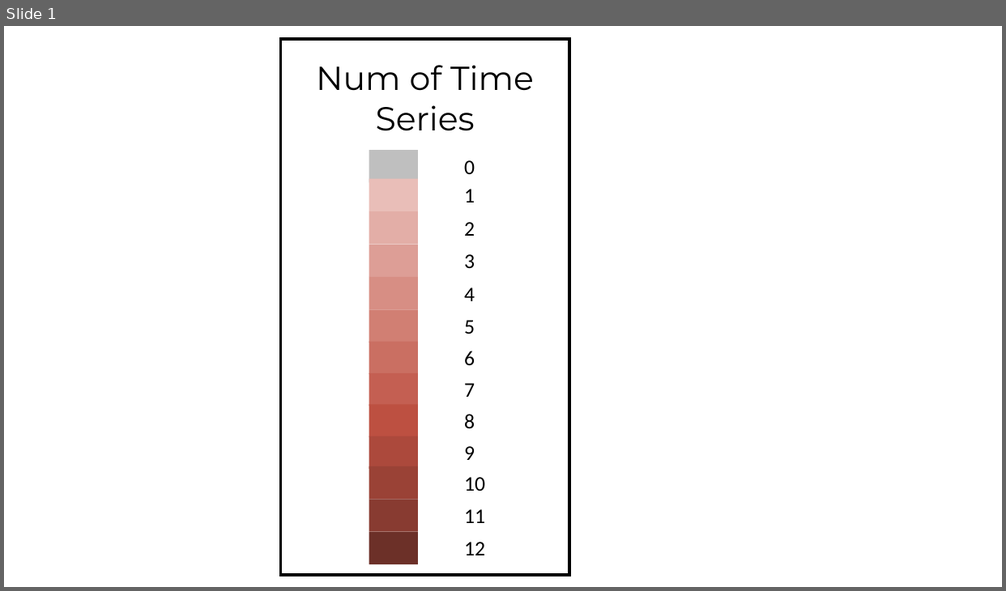
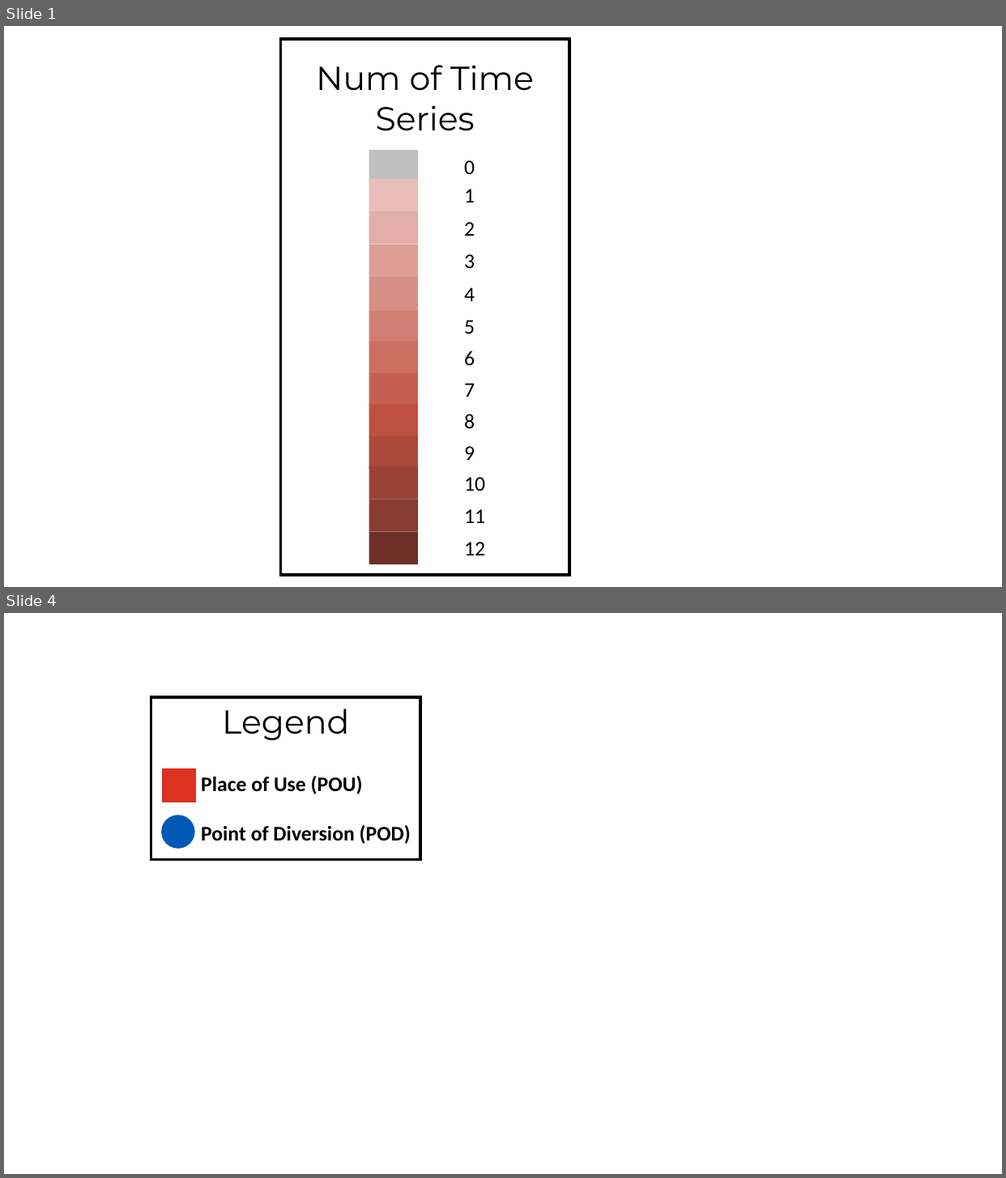
Before and after one commit to WSWCWaterDataExchange/WaDE2.0Apps, a slide deck: SSPS_Demo/NotEssentialData/custom images.pptx. Shown one above the other, each under a label of ours: slide 1 before the commit, slides 1 and 4 after it; the slides between them are not shown. The pictures are 1006x591 and 1006x1178 pixels, drawn with LibreOffice and Linux fonts; fonts in the diff are those of the drawing. Boxes give left, top, right and bottom in pixels: in the first picture for what was removed or moved away, otherwise in the second. Text is boxed around its words. In the diff, an @@ line names an element or a change of style, - is before the commit and + after.

```diff
--- a/SSPS_Demo/NotEssentialData/custom images.pptx
+++ b/SSPS_Demo/NotEssentialData/custom images.pptx
@@ slide 4 added at (4, 613, 1002, 1174), background #FFFFFF @@
@@ rectangle added at (151, 697, 420, 860), fill #FFFFFF, outline #000000 3 pt @@
@@ text added at (222, 709, 349, 740), 32 pt, text #000000 @@
+Legend
@@ rectangle added at (163, 769, 196, 803), fill #DC3220, outline #DC3220 1 pt @@
@@ text added at (201, 776, 363, 794), 20 pt, text #000000, bold @@
+Place of Use (POU)
@@ ellipse added at (163, 816, 194, 847), fill #005AB5, outline #005AB5 3 pt @@
@@ text added at (201, 825, 411, 844), 20 pt, text #000000, bold @@
+Point of Diversion (POD)
```
Also in this commit, not shown: 2 other slides added, 29 other files.
